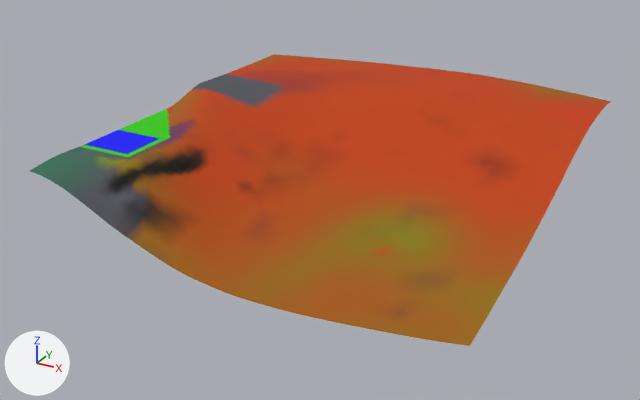
An edit to the glTF model games/yorimichi/assets/belmonte/meshes/SM_BM_BT_Terrain_5_5.glb, drawn before and after from the same camera.
The view is the same before and after, from a 50 mm camera at (613.0, 360.0, 235.0) aimed at (375.0, 792.0, 19.0). Every picture has the same lights, and +X, +Y and +Z are marked at lower left. The older version comes first.

Objects in the first picture: 'SM_BM_BT_Terrain_5_5'.
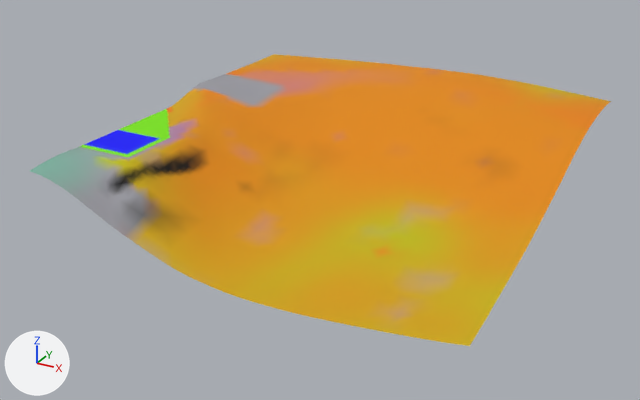
Where the change shows, as pixel boxes [x1, y1, x2, y2] in the pictures (640 x 400 px):
part 1 of me_sm_bt_terrain_5_5, recoloured (lighter): [30, 54, 611, 346] in both

Patch to the scene script:
```diff
--- a/games/yorimichi/assets/belmonte/meshes/SM_BM_BT_Terrain_5_5.glb.py
+++ b/games/yorimichi/assets/belmonte/meshes/SM_BM_BT_Terrain_5_5.glb.py
@@ me_sm_bt_terrain_5_5 @@
 me_sm_bt_terrain_5_5.from_pydata(...)  # 1802 vertices, 3457 faces; spans x 256.0..512.0, y 680.0..936.0, z 13.0..69.0
 # used by ob_sm_bm_bt_terrain_5_5; location = (0.0, 0.0, 0.0)
+# me_sm_bt_terrain_5_5 part 1: 3370 faces centred in x 256.0..509.0, y 681.0..933.0, z 13.0..69.0 are repainted in the vertex colours, in many colours
 me_sm_bt_terrain_5_5.materials.append(mat_bm_000_m_terrain_040)
```
